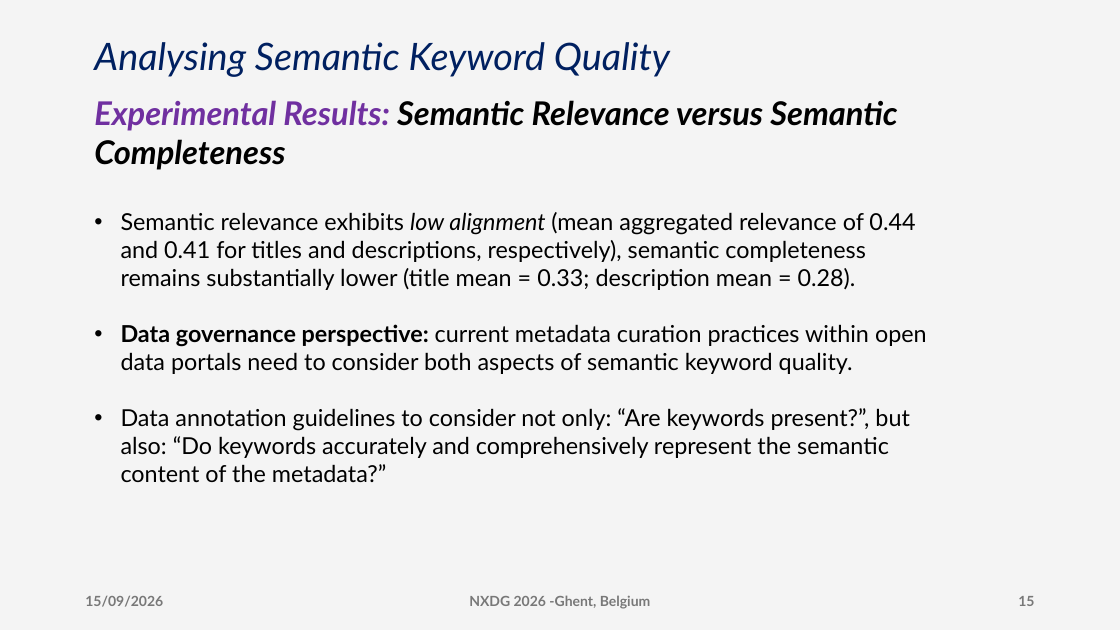
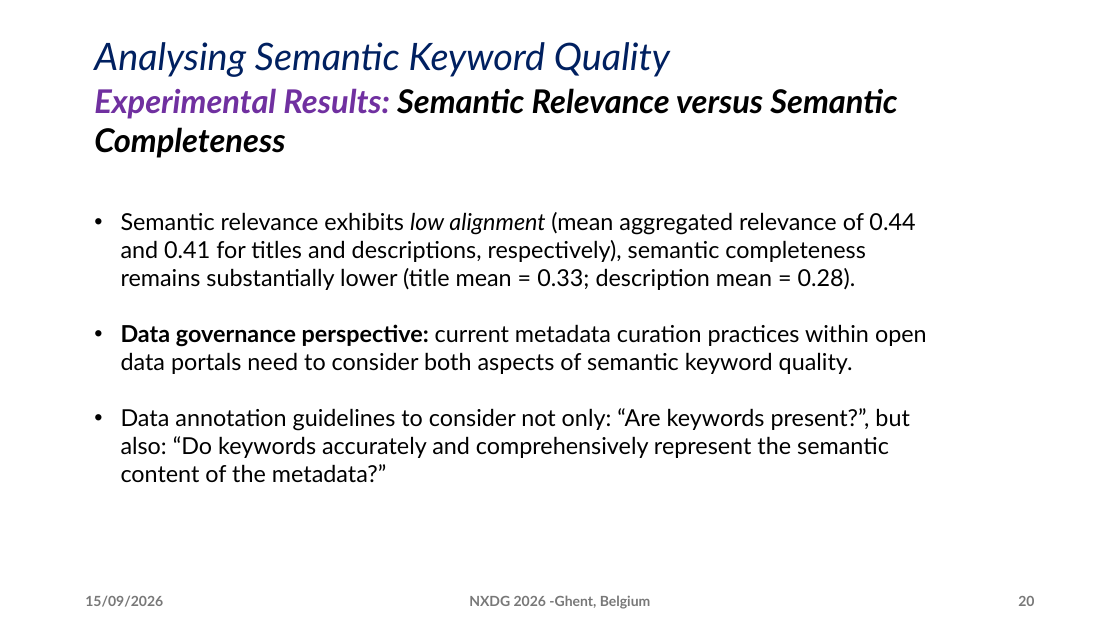
Before and after one commit to DeperiasKerre/deperiaskerre.github.io, a slide deck: slide 20 of slides/nxdg_2026_Deperias.pptx (slide 15 before the commit). Drawn at 1120x630 pixels with LibreOffice and Linux fonts; fonts in the diff are those of the drawing. Boxes give left, top, right and bottom in pixels: in the first picture for what was removed or moved away, otherwise in the second. Text is boxed around its words. In the diff, an @@ line names an element or a change of style, - is before the commit and + after.

```diff
--- a/slides/nxdg_2026_Deperias.pptx
+++ b/slides/nxdg_2026_Deperias.pptx
@@ background #D1D1D1 at 23% opacity to #FFFFFF @@
@@ text "Experimental Results: Semantic Relevance versus ...": place and size @@
-text "Experimental Results: Semantic Relevance versus ..." at [94, 100, 897, 170]
+text "Experimental Results: Semantic Relevance versus ..." at [94, 88, 897, 158]
@@ page number at [1018, 596, 1034, 606]: text changed @@
-15
+20
```
Also in this commit, not shown: 17 other slides changed, 3 slides added.
